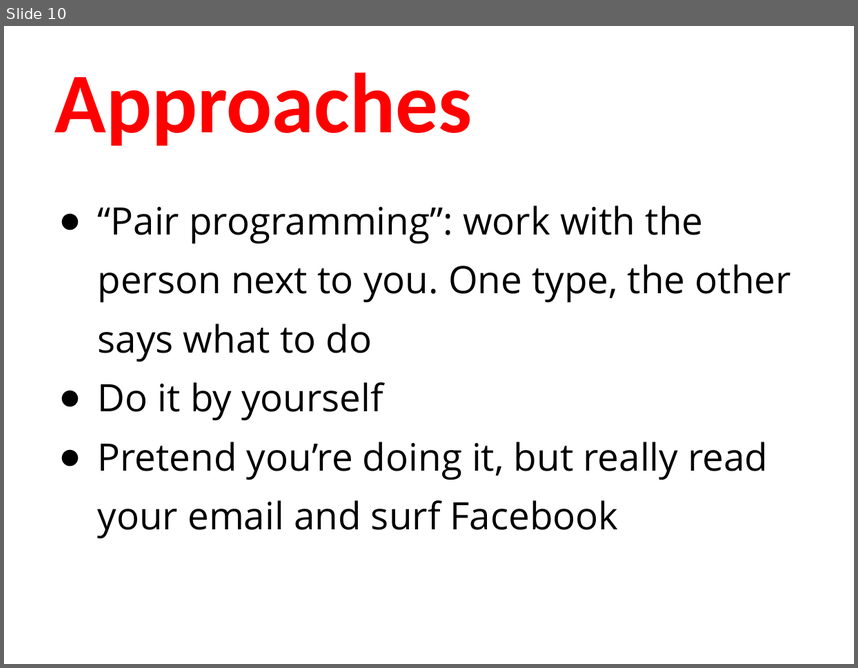
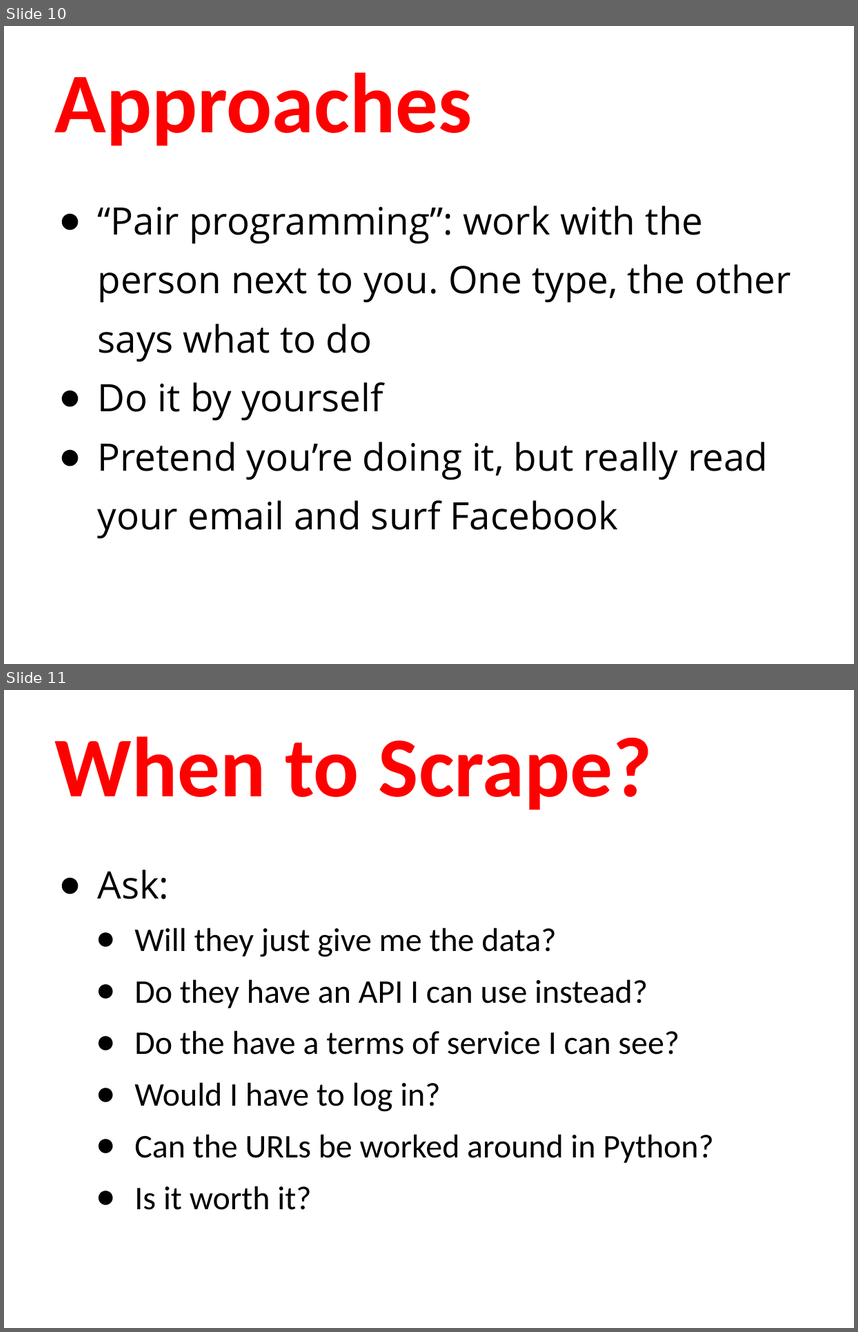
Before and after one commit to humanitiesprogramming/slides, a slide deck: 2019/python/day3-review.pptx. Shown one above the other, each under a label of ours: slide 10 before the commit, slides 10 and 11 after it. The pictures are 858x668 and 858x1332 pixels, drawn with LibreOffice and Linux fonts; fonts in the diff are those of the drawing. Boxes give left, top, right and bottom in pixels: in the first picture for what was removed or moved away, otherwise in the second. Text is boxed around its words. In the diff, an @@ line names an element or a change of style, - is before the commit and + after.

```diff
--- a/2019/python/day3-review.pptx
+++ b/2019/python/day3-review.pptx
@@ slide 11 added at [4,690,854,1328], background #FFFFFF @@
@@ title added at [55,736,652,810], 72 pt, text #FF0000, bold @@
+When to Scrape?
@@ text added at [98,869,713,1210], 28 pt, text #000000 @@
+● Ask:
+  ● Will they just give me the data?
+  ● Do they have an API I can use instead?
+  ● Do the have a terms of service I can see?
+  ● Would I have to log in?
+  ● Can the URLs be worked around in Python?
+  ● Is it worth it?
```
Also in this commit, not shown: 3 other slides added.
